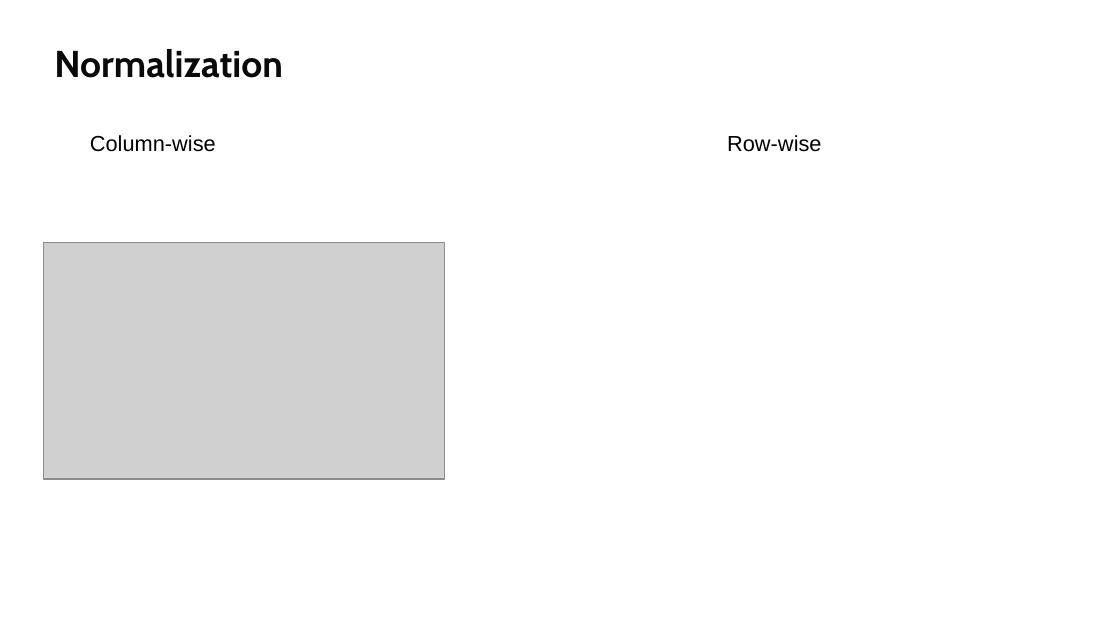
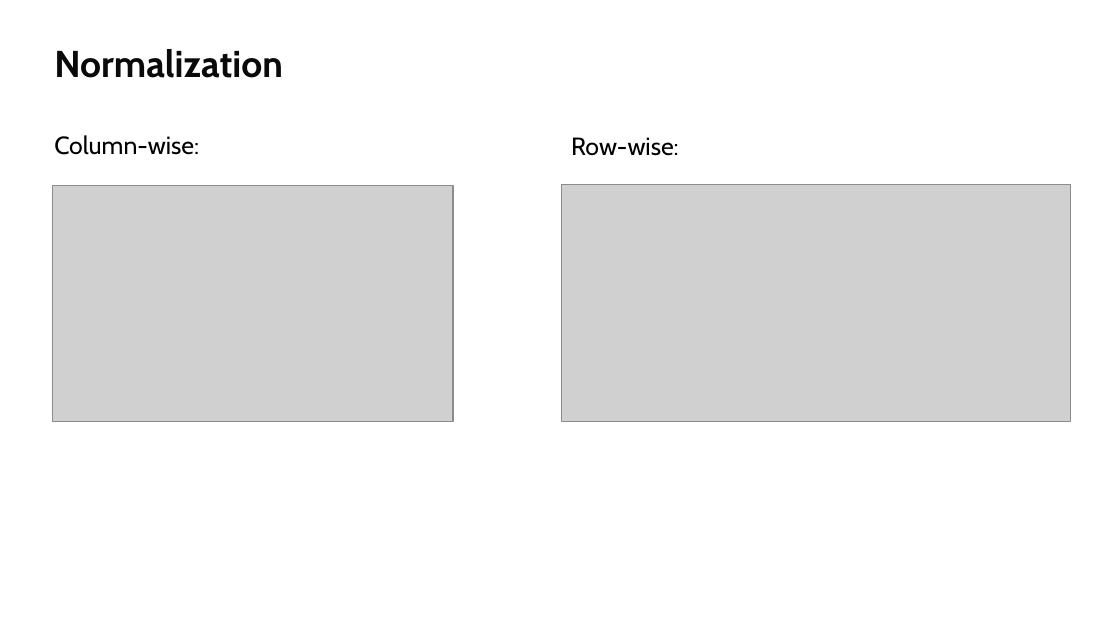
Before and after one commit to datascience-mobi-2022/2022-topic-03-team-02, a slide deck: slide 7 of finalpresentation/Bioinfo_Prasi(1).pptx (slide 9 before the commit). Drawn at 1120x630 pixels with LibreOffice and Linux fonts; fonts in the diff are those of the drawing; grey boxes stand for pictures. Boxes give left, top, right and bottom in pixels: in the first picture for what was removed or moved away, otherwise in the second. Text is boxed around its words. In the diff, an @@ line names an element or a change of style, - is before the commit and + after.

```diff
--- a/finalpresentation/Bioinfo_Prasi(1).pptx
+++ b/finalpresentation/Bioinfo_Prasi(1).pptx
@@ text at <box>54,135,199,155</box>: text changed; size 14 to 16 pt; font Arial to Cabin @@
-Column-wise
+Column-wise:
@@ text at <box>571,137,679,156</box>: text changed; size 14 to 16 pt; font Arial to Cabin @@
-Row-wise
+Row-wise:
@@ picture: place and size @@
-picture at <box>44,243,445,479</box>
+picture at <box>53,186,454,422</box>
@@ picture added at <box>561,184,1071,421</box> @@
```
Also in this commit, not shown: 2 other slides changed, 2 slides removed.
